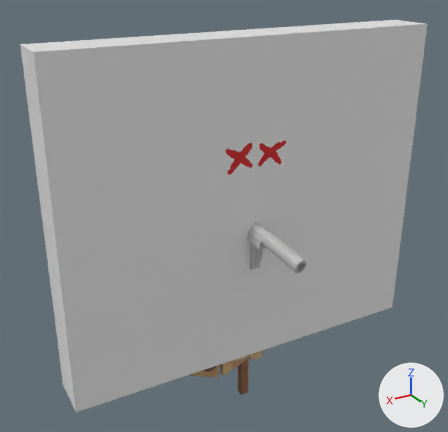
Renders of the glTF model assets/Target (12).glb from each side of a commit.
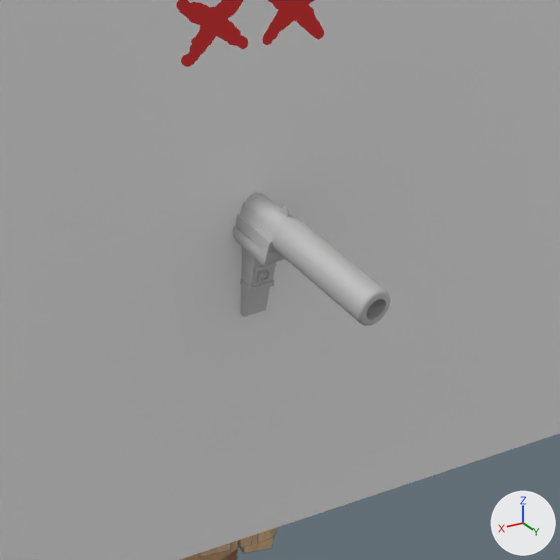
Old and new are each drawn whole from a 50 mm lens placed at (-2.26, -57.94, 7.69), pointed at (-4.15, -61.09, 6.12) and again close up on the part from 35% to 83% of the width and 35% to 84% of the height. The lights are fixed; the arrows at lower right show +X, +Y and +Z. Where no turn or scale is listed for an object, it has been applied to the vertices.

Script lines for the objects in view, before the commit:
```python
me_cube = bpy.data.meshes.new('Cube')
me_cube.from_pydata(...)  # 8 vertices, 12 faces; spans x -2.62..0.01, y 0.0..0.42, z 0.0..2.22
me_cube.materials.append(mat_monkey)  # its picture is missing
me_dead = bpy.data.meshes.new('Dead ')
me_dead.from_pydata(...)  # 4 vertices, 2 faces; spans x -0.5..0.5, y 0.0, z -0.5..0.5
me_dead.materials.append(mat_banditeyes_dead)
me_old_stylized_agent_pistol_handpainted = bpy.data.meshes.new('old_stylized_agent_pistol_handpainted')
me_old_stylized_agent_pistol_handpainted.from_pydata(...)  # 737 vertices, 1370 faces; spans x -0.09..0.066, y -0.113..0.716, z -0.175..0.234
me_old_stylized_agent_pistol_handpainted.materials.append(mat_pistol_material)  # its picture is missing
ob_cube = bpy.data.objects.new('Cube', me_cube)
ob_cube.location = (-3.077, -61.398, 5.008)
ob_dead_001 = bpy.data.objects.new('Dead.001', me_dead)
ob_dead_001.parent = ob_banditdoublerevolver
ob_dead_001.location = (-0.0139, -0.158, 1.892)
ob_dead_001.rotation_euler = (0.0, 0.0, 3.141)  # degrees (0, 0, 180)
ob_dead_001.scale = (0.49, 0.49, 0.49)
ob_old_stylized_agent_pistol_handpainted = bpy.data.objects.new('old_stylized_agent_pistol_handpainted', me_old_stylized_agent_pistol_handpainted)
ob_old_stylized_agent_pistol_handpainted.location = (-4.345, -61.281, 5.882)
```
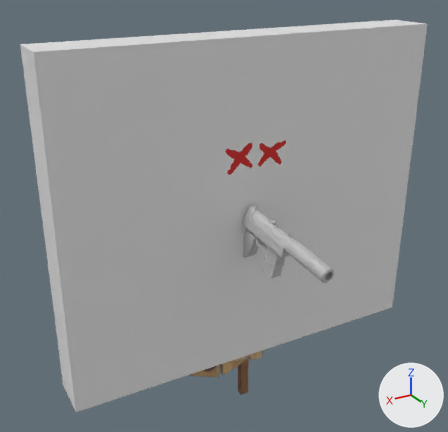
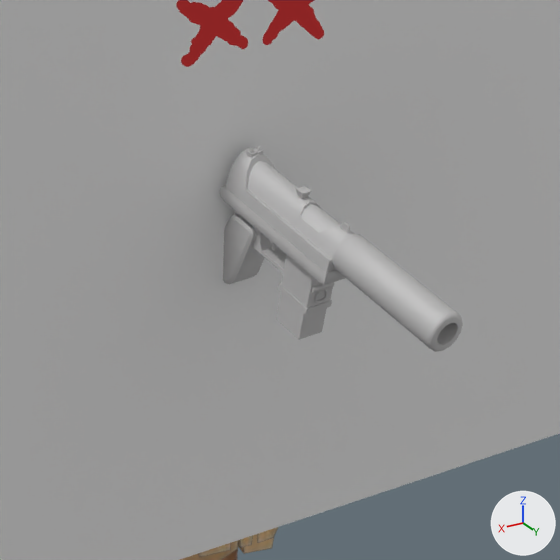
The change in detail:
Object 'old_stylized_agent_pistol_handpainted' (ob_old_stylized_agent_pistol_handpainted) moves from (-4.345, -61.281, 5.882) to (-4.315, -60.998, 5.959).

Where the change shows, as pixel boxes [x1, y1, x2, y2] in the close-ups (560 x 560 px):
'old_stylized_agent_pistol_handpainted', moved: before [233, 192, 391, 326]; after [220, 147, 463, 352]
